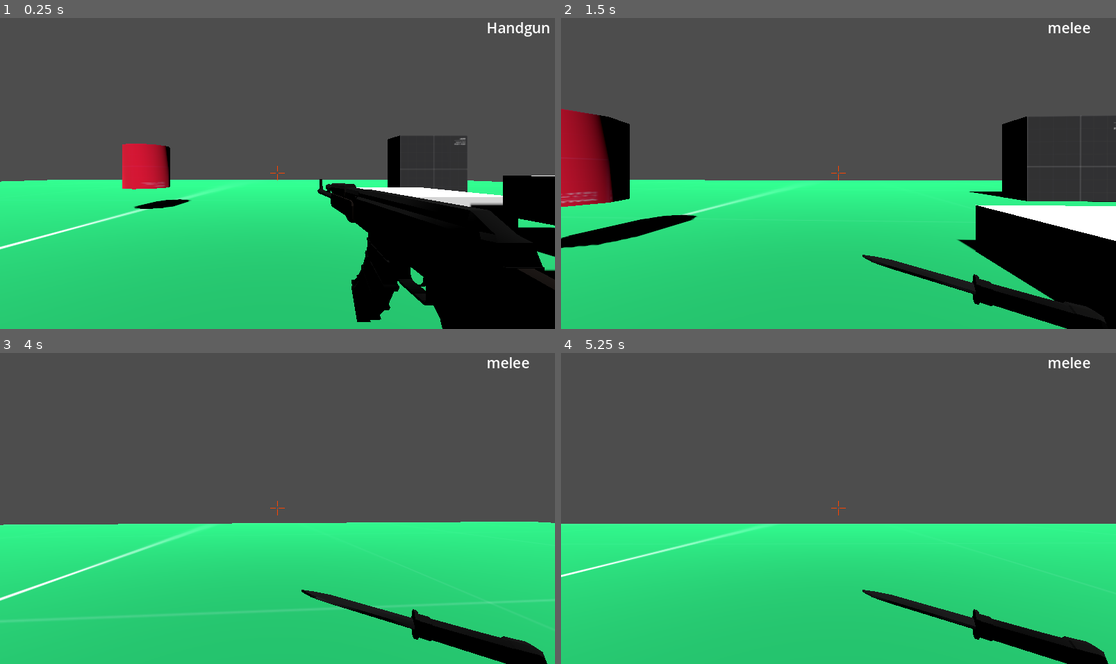
Above: before the commit, frames 1-4 (two rows, left to right).
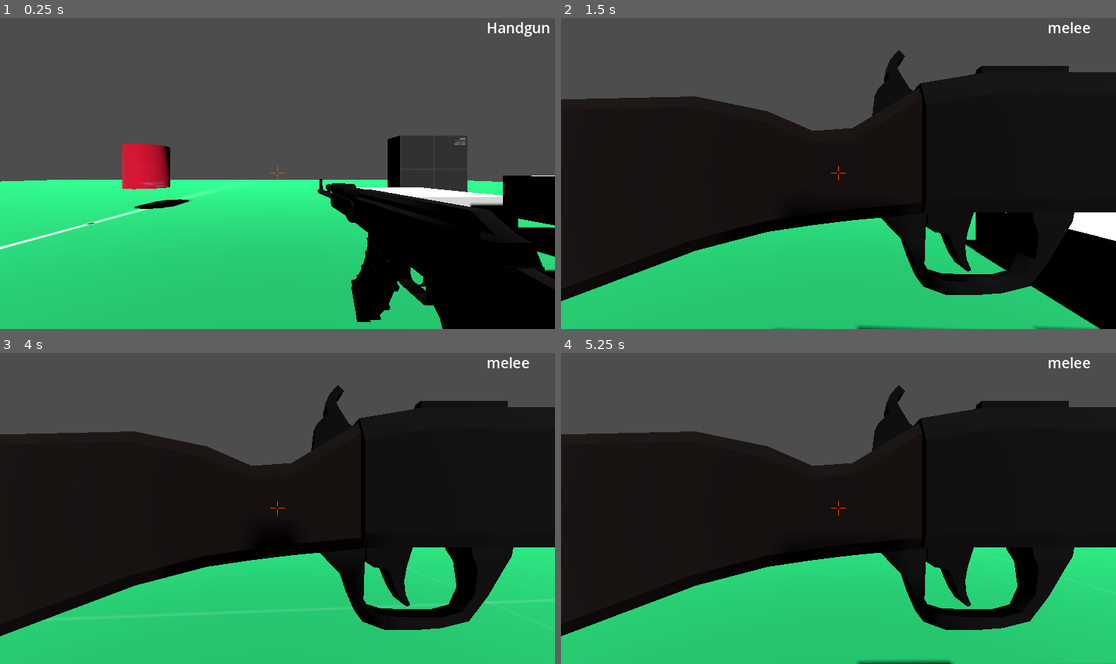
Above: after the commit, the same moments.

Repository: tarekelg/fpsgame_prototype
Game: Godot game, scene res://prototype_lvl.tscn
The game is run twice, just before and just after one commit, with the same random seed, the same clock (stepped at 60 frames per second) and the same inputs.
Inputs (mouse positions are in pixels of both pictures, inside the frame that each line leads up to):
- Up to frame 1 (0.25 s): no input
- Up to frame 2 (1.5 s): tap Enter at 0.5 s; move the mouse to (866, 170) at 0.52 s; hold W (move_forward) from 0.53 s (still down); click (866, 170) at 0.6 s; tap Space (jump) at 0.77 s; tap 3 (melee) at 0.8, 1.35 s; move the mouse to (810, 173) at 1.27 s
- Up to frame 3 (4 s): keep holding W (move_forward); tap Space (jump) at 1.52, 3.02, 3.77 s; tap 1 (primary) at 1.55, 2.1 s; move the mouse to (288, 502) at 2.02 s; tap 2 (secondary) at 2.3, 2.85 s; move the mouse to (271, 511) at 2.77 s; click (271, 511) at 3.05 s; move the mouse to (316, 511) at 3.52 s; click (316, 511) at 3.6 s; tap 3 (melee) at 3.8 s
- Up to frame 4 (5.25 s): keep holding W (move_forward); move the mouse to (794, 505) at 4.27 s; tap Ctrl (crouch) at 4.35 s; tap Space (jump) at 4.52 s; tap 1 (primary) at 4.55 s; move the mouse to (844, 508) at 5.02 s; tap 3 (melee) at 5.1 s

The runs differ from the first frame. In frame 1, less than 0.1% of the frame differs, in the area x 15-18%, y 65-67%; in frame 2, 47%; in frame 3, 51%; in frame 4, 52%, in the area x 0-100%, y 10-100%.

Commit message:
added weapons raycasts weapon_cooldown

Diff:
--- a/FPSController/FPSController.tscn
+++ b/FPSController/FPSController.tscn
@@ -15,6 +15,14 @@
 [sub_resource type="CapsuleMesh" id="CapsuleMesh_2veyp"]
 material = SubResource("StandardMaterial3D_vcg3l")
 height = 1.8
+
+[sub_resource type="StandardMaterial3D" id="StandardMaterial3D_48f3b"]
+albedo_color = Color(1, 1, 0.0784314, 1)
+
+[sub_resource type="SphereMesh" id="SphereMesh_o2vjx"]
+material = SubResource("StandardMaterial3D_48f3b")
+radius = 0.1
+height = 0.2
 
 [sub_resource type="CapsuleShape3D" id="CapsuleShape3D_2veyp"]
 height = 1.3
@@ -52,6 +60,14 @@
 transform = Transform3D(1, 0, 0, 0, 1, 0, 0, 0, 1, 0, -0.0596601, -2.13928)
 script = ExtResource("4_2veyp")
 
+[node name="HitDetectionObject" type="Node3D" parent="Head/CastPoint"]
+visible = false
+
+[node name="MeshInstance3D" type="MeshInstance3D" parent="Head/CastPoint/HitDetectionObject"]
+mesh = SubResource("SphereMesh_o2vjx")
+
+[node name="CooldownTimer" type="Timer" parent="Head/CastPoint"]
+
 [node name="Weapon" parent="Head" instance=ExtResource("4_oijtd")]
 transform = Transform3D(1, 0, 0, 0, 1, 0, 0, 0, 1, 0, 0, -0.6)
 
@@ -70,3 +86,6 @@
 
 [node name="DebugCam1" type="Camera3D" parent="."]
 transform = Transform3D(-4.11003e-08, -0.340445, 0.940264, -1.48813e-08, 0.940264, 0.340445, -1, 0, -4.37114e-08, 8.30081, 4.30085, -2.81694)
+
+[connection signal="new_hitmarker" from="Head/CastPoint" to="." method="_on_cast_point_new_hitmarker"]
+[connection signal="timeout" from="Head/CastPoint/CooldownTimer" to="Head/CastPoint" method="_on_cooldown_timer_timeout"]
--- a/FPSController/cast_ability.gd
+++ b/FPSController/cast_ability.gd
@@ -1,53 +1,140 @@
 extends Node3D
 
-@export var weapon_type : int = 1 #1 : primary, 2 : secondary, 3 : melee
+
+
 @export var primary_weapon_id : int = 0 #id of the equipped primary weapon
 @export var secondary_weapon_id : int = 0 #id of the equipped secondary weapon
 @export var melee_weapon_id : int = 0 #id of the equipped melee weapon
-@export var array_weapons=["Pistol", "AK47", "Shotgun", "Knife"]
+@export var active_weapon_id : int #0: primary , 1: secondary, 2: melee
+#dictionary for all the different weapons stats
+var hit_counter=0
+var cooldown = false
+
+signal new_hitmarker(position: Vector3 , hit_counter : int)
+@export var dict_weapons={
+	0:{
+		"weapon_name":"Pistol",
+		"weapon_type" : "secondary",
+		"bullet_type" : "Raycast",
+		"cooldown_time": 0.3
+	},
+
+	1:{
+		"weapon_name":"AK47",
+		"weapon_type" : "primary",
+		"bullet_type" : "Raycast",
+		"cooldown_time": 0.0
+	},
+	2:{
+		"weapon_name":"Shotgun",
+		"weapon_type" : "primary",
+		"bullet_type" : "Raycast",
+		"cooldown_time": 0.0
+	},
+	3:{
+		"weapon_name":"Knife",
+		"weapon_type" : "melee",
+		"bullet_type" : "Raycast",
+		"cooldown_time": 0.0
+	},
+	4:{
+		"weapon_name":"Katana",
+		"weapon_type" : "primary",
+		"bullet_type" : "Raycast",
+		"cooldown_time": 0.0
+	},
+	5:{
+		"weapon_name":"Grenade Launcher",
+		"weapon_type" : "primary",
+		"bullet_type" : "B_Object", #Bullet Object
+		"cooldown_time": 0.0
+	},
+	6:{
+		"weapon_name":"Sniper",
+		"weapon_type" : "primary",
+		"bullet_type" : "Raycast",
+		"cooldown_time": 0.0
+	},
+	7:{
+		"weapon_name":"Disk Launcher",
+		"weapon_type" : "primary",
+		"bullet_type" : "B_Object",
+		"cooldown_time": 0.0
+	},
+	8:{
+		"weapon_name":"Laser",
+		"weapon_type" : "primary",
+		"bullet_type" : "Raycast",
+		"cooldown_time": 0.0
+	},
+	9:{
+		"weapon_name":"Shuriken",
+		"weapon_type" : "secondary",
+		"bullet_type" : "Raycast",
+		"cooldown_time": 0.0
+	},
+}
 
 var bullet_scene = preload("res://bullet.tscn")
 var firing_rate=0.5
 var timer=0.5
 
 
-@export var projectile_type_id : int
-
-
 # Called when the node enters the scene tree for the first time.
 func _ready() -> void:
-	projectile_type_id = 0
-	primary_weapon_id=1
-	secondary_weapon_id=0
-	melee_weapon_id=3
-
+	set_loadout(1,0,2)
 
 # Called every frame. 'delta' is the elapsed time since the previous frame.
 func _process(delta: float) -> void:
 
 	if Input.is_action_just_pressed("attack"):
 
+		#projectile and hit detection
+		#Check if cooldown timer is stopped
+		if cooldown==false:
+			$CooldownTimer.start()
+			cooldown=true
+			if dict_weapons[active_weapon_id].bullet_type=="B_Object":
+				#shoot
+				#new bullet instance
+				var projectile = bullet_scene.instantiate()
+				add_child(projectile)
+			elif dict_weapons[active_weapon_id].bullet_type=="Raycast":
+				#start the cooldown timer
 
-		if projectile_type_id == 0:
-			#shoot
-			#new bullet instance
-			var projectile = bullet_scene.instantiate()
-			add_child(projectile)
+				#Raycast
+				# use raycast
+				var ray_length= 40
+				print_debug(get_parent_node_3d().get_child(0).name)
+				var from = get_parent_node_3d().get_child(0).global_transform.origin
+				var to = from + (-get_parent_node_3d().get_child(0).global_transform.basis.z*ray_length)
+				print(from)
+				print(to)
 
+				var space_state = get_world_3d().direct_space_state
+				var query = PhysicsRayQueryParameters3D.create(from, to)
+				var result = space_state.intersect_ray(query)
+				if result:
+					print("Hit at point: ", result.position)
+					emit_signal("new_hitmarker",result.position, hit_counter)
+					hit_counter=hit_counter+1
+
+					#$HitDetectionObject.global_position=result.position
+					#$HitDetectionObject.visible=true
+				else:
+					print("No Hit")
 		else:
-			#Raycast
-			# use raycast
-			var ray_length= 40
+			print("Still on cooldown")
 
-			var from = get_parent_node_3d().get_parent_node_3d().get_child(0).global_transform.origin
-			var to = from + (-get_parent_node_3d().get_parent_node_3d().get_child(0).global_transform.basis.z*ray_length)
-			print(from)
-			print(to)
+#sets the loadout > later in menu
+func set_loadout(primary : int, secondary: int, melee: int) -> void:
+	primary_weapon_id=primary
+	secondary_weapon_id=secondary
+	melee_weapon_id=melee
 
-			var space_state = get_world_3d().direct_space_state
-			var query = PhysicsRayQueryParameters3D.create(from, to)
-			var result = space_state.intersect_ray(query)
-			if result:
-				print("Hit at point: ", result.position)
-			else:
-				print("No Hit")
+
+
+
+
+func _on_cooldown_timer_timeout() -> void:
+	cooldown=false
--- a/FPSController/fps_controller.gd
+++ b/FPSController/fps_controller.gd
@@ -2,6 +2,7 @@
 
 #signals
 signal weapon_switched(weapon_name: String)
+signal new_hitmarker(new_position : Vector3)
 
 #states for animation later
 enum States {IDLE, RUNNING, JUMPING, CROUCHING}
@@ -42,6 +43,8 @@
 	current_height=PLAYER_HEIGHT
 	$CrouchShape.disabled=true
 	$CrouchShape.visible=false
+
+	$Head/CastPoint.active_weapon_id=$Head/CastPoint.primary_weapon_id
 	show_weapon_model($Head/CastPoint.primary_weapon_id)
 
 
@@ -238,17 +241,27 @@
 		current_weapon="primary"
 		# Switching Bullet Type
 		# Bullet object for now
-		$Head/CastPoint.projectile_type_id=0
+
+		$Head/CastPoint.active_weapon_id=$Head/CastPoint.primary_weapon_id
 		show_weapon_model($Head/CastPoint.primary_weapon_id)
 	elif type ==2:
 		current_weapon="secondary"
 		# Switching Bullet Type
 		# Raycast for now
-		$Head/CastPoint.projectile_type_id=1
+
+		$Head/CastPoint.active_weapon_id=$Head/CastPoint.secondary_weapon_id
+
 		show_weapon_model($Head/CastPoint.secondary_weapon_id)
+
 	elif type ==3:
 		current_weapon="melee"
+		$Head/CastPoint.active_weapon_id=$Head/CastPoint.melee_weapon_id
 		show_weapon_model($Head/CastPoint.melee_weapon_id)
+
+	#set the weapon cooldown timer
+	$Head/CastPoint/CooldownTimer.wait_time=$Head/CastPoint.dict_weapons[$Head/CastPoint.active_weapon_id]["cooldown_time"]
+	print($Head/CastPoint/CooldownTimer.wait_time)
+
 	emit_signal("weapon_switched",current_weapon)
 
 # Show the Weapon Model on Screen
@@ -260,6 +273,15 @@
 		model.visible=false
 
 	for model in all_models:
-		if model.name==$Head/CastPoint.array_weapons[weapon_id]:
+
+		if model.name==$Head/CastPoint.dict_weapons[weapon_id].weapon_name:
 			model.visible=true
 			break
+
+
+
+
+func _on_cast_point_new_hitmarker(position: Vector3, hit_counter :int) -> void:
+	print("new hitmarker")
+	print_debug(position)
+	emit_signal("new_hitmarker", position, hit_counter)
--- a/prototype_lvl.gd
+++ b/prototype_lvl.gd
@@ -10,7 +10,21 @@
 func _process(delta: float) -> void:
 	pass
 
+
+
 # Called when signal weapon_switched is emitted from Player Controller
 func _on_character_body_3d_weapon_switched(weapon_name: String) -> void:
 	#Used to show which Weapon is chosen for debugging > no view models needed
 	$HUD/WeaponLabel.text=weapon_name
+
+
+
+func _on_character_body_3d_new_hitmarker(new_position: Vector3, hit_counter :int) -> void:
+	if hit_counter ==0:
+		$HitMarker.global_position=new_position
+		$HitMarker.visible=true
+	else:
+		var next_hitmarker=$HitMarker.duplicate()
+		next_hitmarker.global_position=new_position
+		next_hitmarker.visible=true
+		add_child(next_hitmarker)
--- a/prototype_lvl.tscn
+++ b/prototype_lvl.tscn
@@ -22,6 +22,14 @@
 [sub_resource type="StandardMaterial3D" id="StandardMaterial3D_getn7"]
 
 [sub_resource type="StandardMaterial3D" id="StandardMaterial3D_wr0eu"]
+
+[sub_resource type="StandardMaterial3D" id="StandardMaterial3D_jcacv"]
+albedo_color = Color(1, 1, 0.0627451, 1)
+
+[sub_resource type="SphereMesh" id="SphereMesh_4hj3g"]
+material = SubResource("StandardMaterial3D_jcacv")
+radius = 0.1
+height = 0.2
 
 [node name="PrototypeLvl" type="Node3D"]
 script = ExtResource("1_klijh")
@@ -79,4 +87,11 @@
 
 [node name="HUD" parent="." instance=ExtResource("5_slxol")]
 
+[node name="HitMarker" type="Node3D" parent="."]
+transform = Transform3D(1, 0, 0, 0, 1, 0, 0, 0, 1, 0, 8.18404, 0)
+
+[node name="MeshInstance3D" type="MeshInstance3D" parent="HitMarker"]
+mesh = SubResource("SphereMesh_4hj3g")
+
+[connection signal="new_hitmarker" from="CharacterBody3D" to="." method="_on_character_body_3d_new_hitmarker"]
 [connection signal="weapon_switched" from="CharacterBody3D" to="." method="_on_character_body_3d_weapon_switched"]
Not shown: 1 places in FPSController/FPSController.tscn that only renumber resources
Not shown: 1 places in prototype_lvl.tscn that only renumber resources
